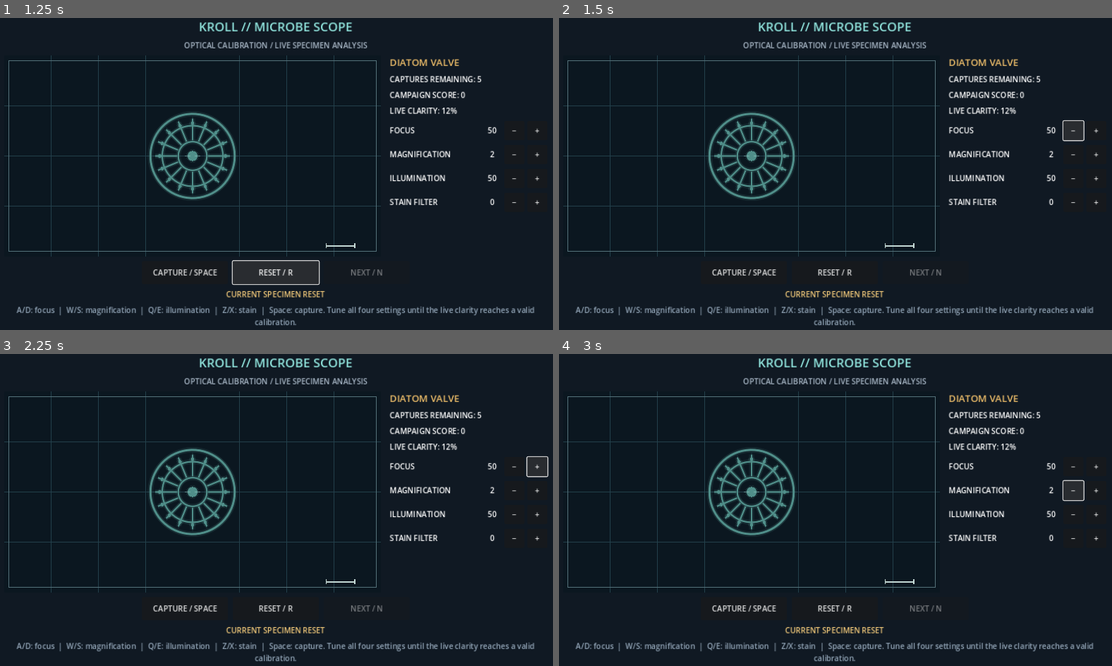
Above: before the commit, frames 1-4 (two rows, left to right).
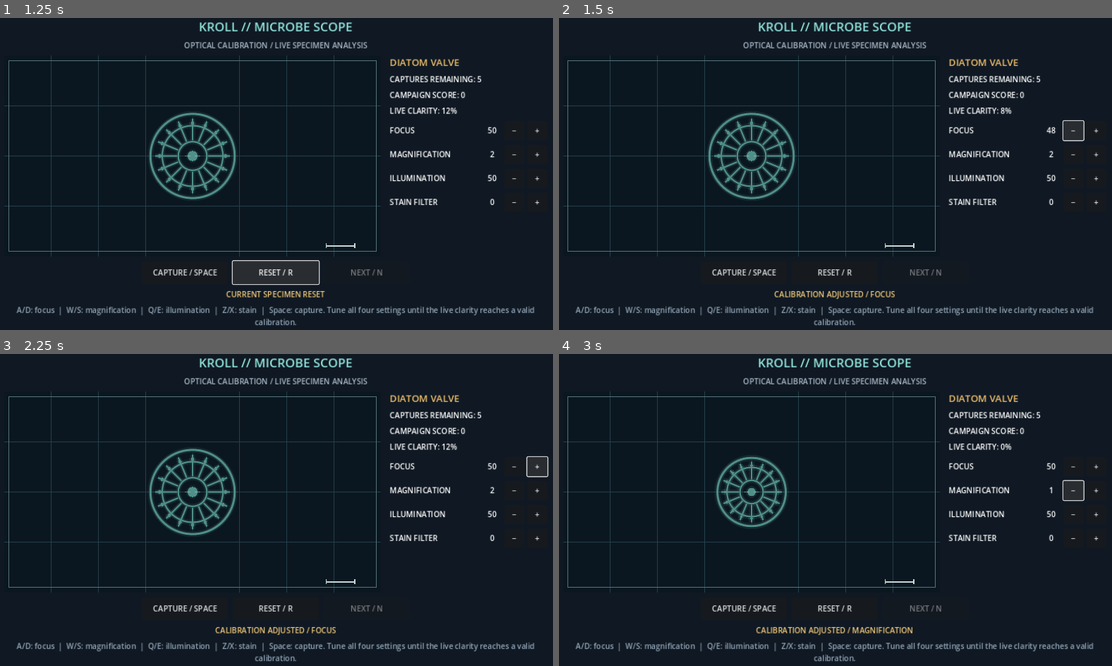
Above: after the commit, the same moments.

Repository: qaqp980520-prog/2126-Survival
Game: Godot game, scene res://main.tscn
Two runs of this game, one before a commit and one after it. Both use one fixed random seed, a clock stepped at 60 frames per second and the inputs below.
Inputs:
- Up to frame 1 (1.25 s): click "RESET / R" at 0.5 s
- Up to frame 2 (1.5 s): click "−" at 1.25 s
- Up to frame 3 (2.25 s): click "+" at 2 s
- Up to frame 4 (3 s): click "−" at 2.75 s

Frame 1 is identical in both runs. In frame 2, 0.4% of the frame differs, in the area x 38-90%, y 28-91%; in frame 3, 0.3%; in frame 4, 2.1%, in the area x 27-90%, y 28-91%.
Error before the commit: Invalid access to property or key 'specimen_index' on a base object of type 'Dictionary'. (res://main.gd:222)

Commit message:
Run 81: report Microbe Scope reset rollback and reject completed campaign reset

Diff:
--- a/daily_games/KROLL_Microbe_Scope/main.gd
+++ b/daily_games/KROLL_Microbe_Scope/main.gd
@@ -202,8 +202,14 @@
     _refresh_ui()
 
 func _reset_specimen() -> void:
-    _state = _rules.call("reset_specimen", _state)
-    _status_label.text = "CURRENT SPECIMEN RESET"
+    var previous_status: String = str(_state.get("status", ""))
+    var result: Dictionary = _rules.call("reset_specimen", _state)
+    if not bool(result.get("ok", false)):
+        _status_label.text = "CAMPAIGN COMPLETE / RESET DISABLED" if str(result.get("reason", "")) == "campaign_complete" else "RESET UNAVAILABLE"
+        _refresh_ui()
+        return
+    _state = result["state"]
+    _status_label.text = "CAPTURE CREDIT REVERSED / SPECIMEN RESET" if previous_status == "captured" else "CURRENT SPECIMEN RESET"
     _refresh_ui()
 
 func _next_specimen() -> void:
